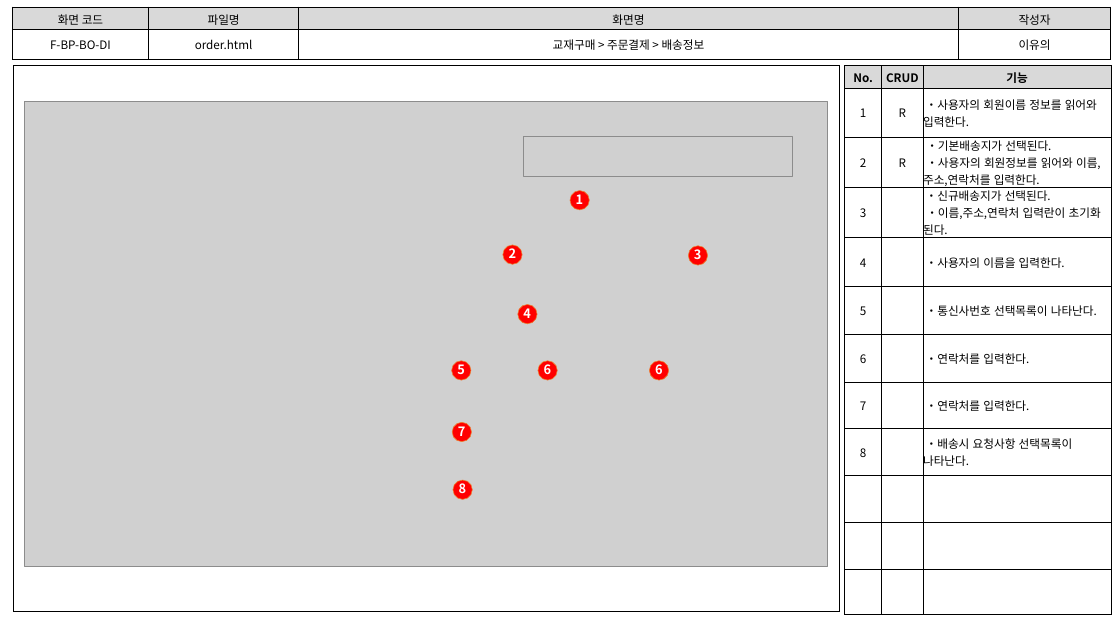
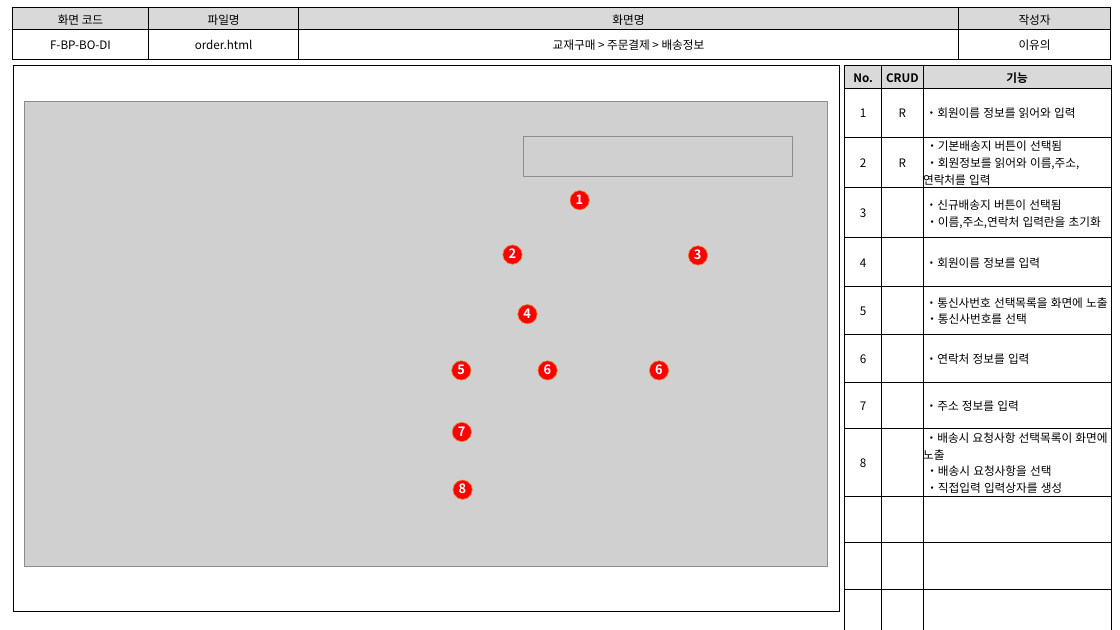
Before and after one commit to index506/cosmo6th_3thGroup, a slide deck: slide 3 of 3rd_Project/Member/Lee/기능,화면,테스트 문서/3th_Project_화면 설계도(이유의).pptx. Drawn at 1120x630 pixels with LibreOffice and Linux fonts; fonts in the diff are those of the drawing; grey boxes stand for pictures. Boxes give left, top, right and bottom in pixels: in the first picture for what was removed or moved away, otherwise in the second. Text is boxed around its words. In the diff, an @@ line names an element or a change of style, - is before the commit and + after.

```diff
--- a/3rd_Project/Member/Lee/기능,화면,테스트 문서/3th_Project_화면 설계도(이유의).pptx
+++ b/3rd_Project/Member/Lee/기능,화면,테스트 문서/3th_Project_화면 설계도(이유의).pptx
@@ table at <box>845,66,1112,611</box> @@
-row 2, column 3: ・사용자의 회원이름 정보를 읽어와 입력한다.
+row 2, column 3: ・회원이름 정보를 읽어와 입력
-row 3, column 3: ・기본배송지가 선택된다. / ・사용자의 회원정보를 읽어와 이름,주소,연락처를 입력한다.
+row 3, column 3: ・기본배송지 버튼이 선택됨 / ・회원정보를 읽어와 이름,주소,연락처를 입력
-row 4, column 3: ・신규배송지가 선택된다. / ・이름,주소,연락처 입력란이 초기화 된다.
+row 4, column 3: ・신규배송지 버튼이 선택됨 / ・이름,주소,연락처 입력란을 초기화
-row 5, column 3: ・사용자의 이름을 입력한다.
+row 5, column 3: ・회원이름 정보를 입력
-row 6, column 3: ・통신사번호 선택목록이 나타난다.
+row 6, column 3: ・통신사번호 선택목록을 화면에 노출 / ・통신사번호를 선택
-row 7, column 3: ・연락처를 입력한다.
+row 7, column 3: ・연락처 정보를 입력
-row 8, column 3: ・연락처를 입력한다.
+row 8, column 3: ・주소 정보를 입력
-row 9, column 3: ・배송시 요청사항 선택목록이 나타난다.
+row 9, column 3: ・배송시 요청사항 선택목록이 화면에 노출 / ・배송시 요청사항을 선택 / ・직접입력 입력상자를 생성
```
Also in this commit, not shown: 1 other slide changed, 4 other files.
